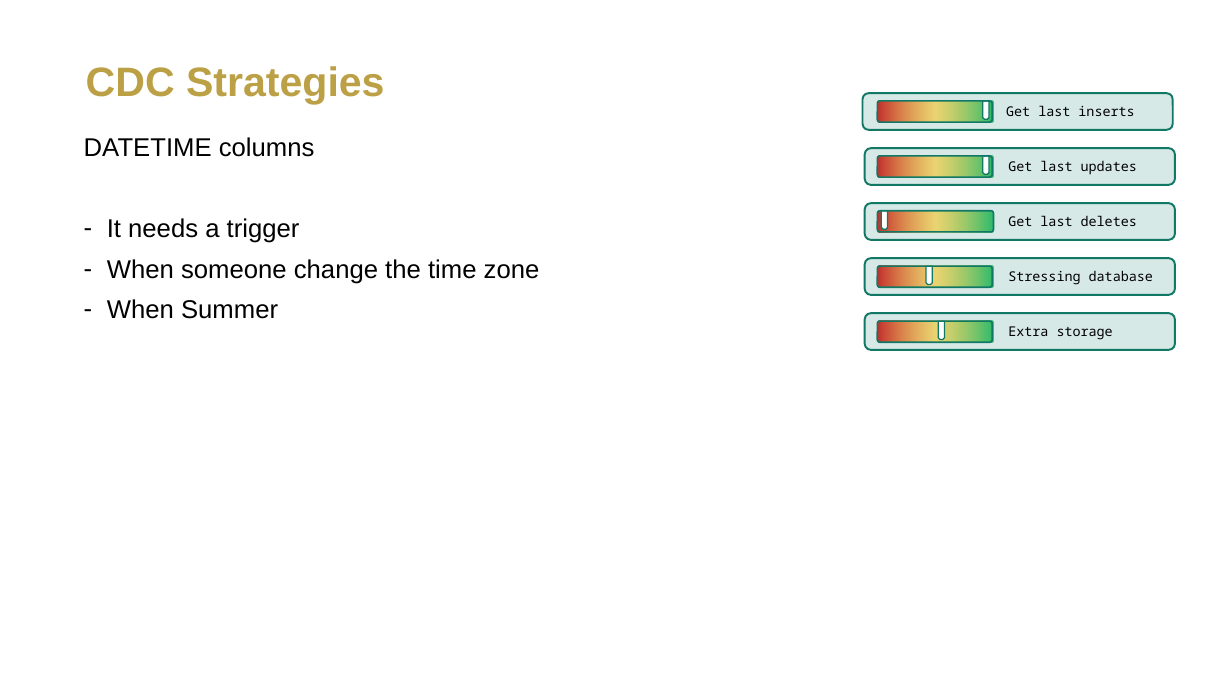
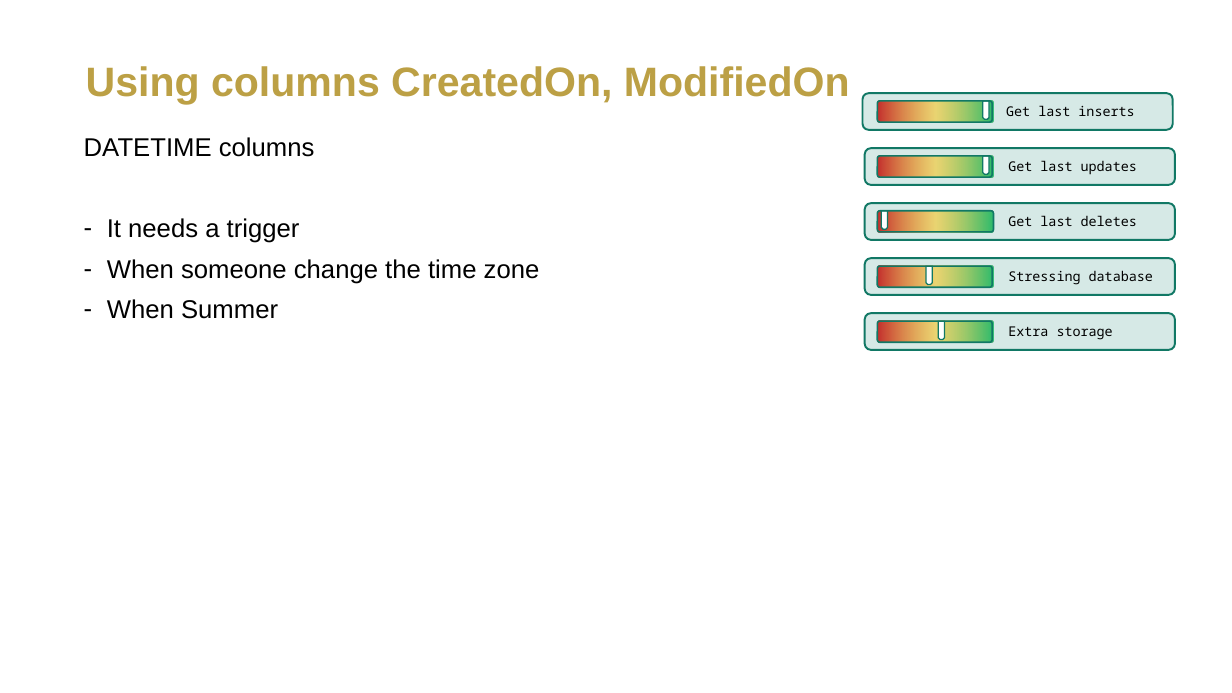
Before and after one commit to metxito/mastering-open-mirroring, a slide deck: slide 37 of documentation/under_edition/EMFCC25_SpeakerPPT_TemplateA_Styled.pptx (slide 36 before the commit). Drawn at 1232x693 pixels with LibreOffice and Linux fonts; fonts in the diff are those of the drawing; background and template pictures are left out. Boxes give left, top, right and bottom in pixels: in the first picture for what was removed or moved away, otherwise in the second. Text is boxed around its words. In the diff, an @@ line names an element or a change of style, - is before the commit and + after.

```diff
--- a/documentation/under_edition/EMFCC25_SpeakerPPT_TemplateA_Styled.pptx
+++ b/documentation/under_edition/EMFCC25_SpeakerPPT_TemplateA_Styled.pptx
@@ title at [86, 66, 850, 104]: text changed @@
-CDC Strategies
+Using columns CreatedOn, ModifiedOn
```
Also in this commit, not shown: 18 other slides changed, 1 slide added, 4 other files.
